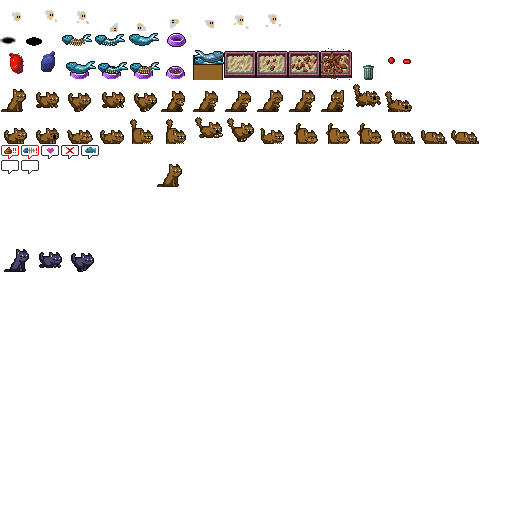
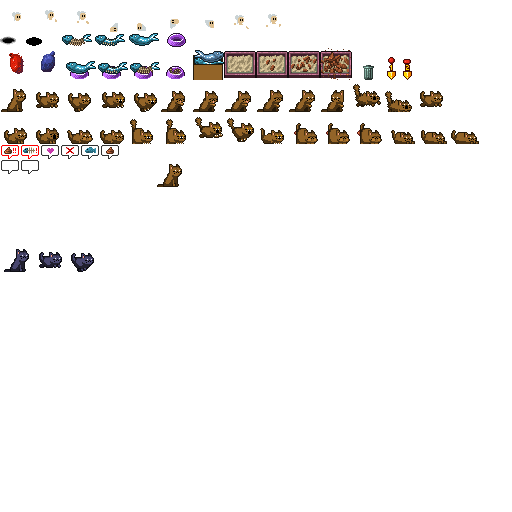
Comparing the layer stacks of the two 512x512 images. Changes:
painted on "tiles" over [101, 64, 443, 159]
